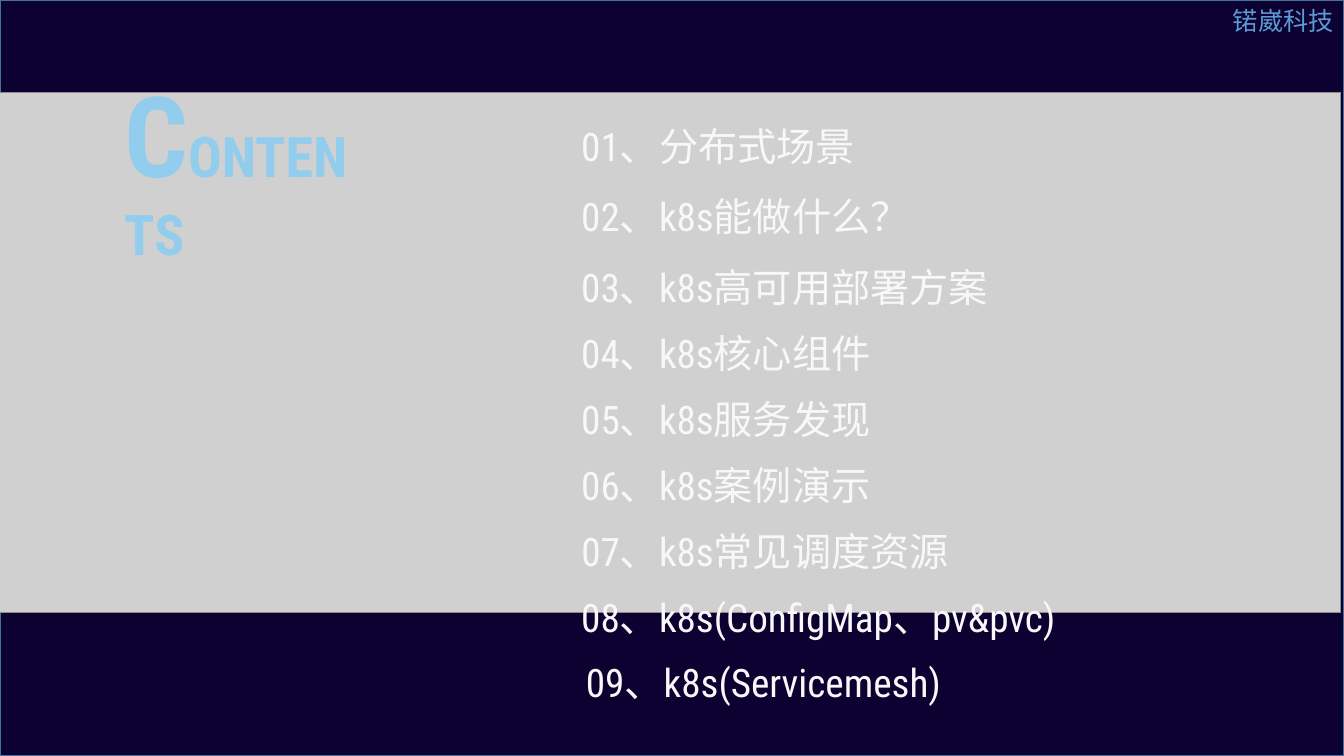
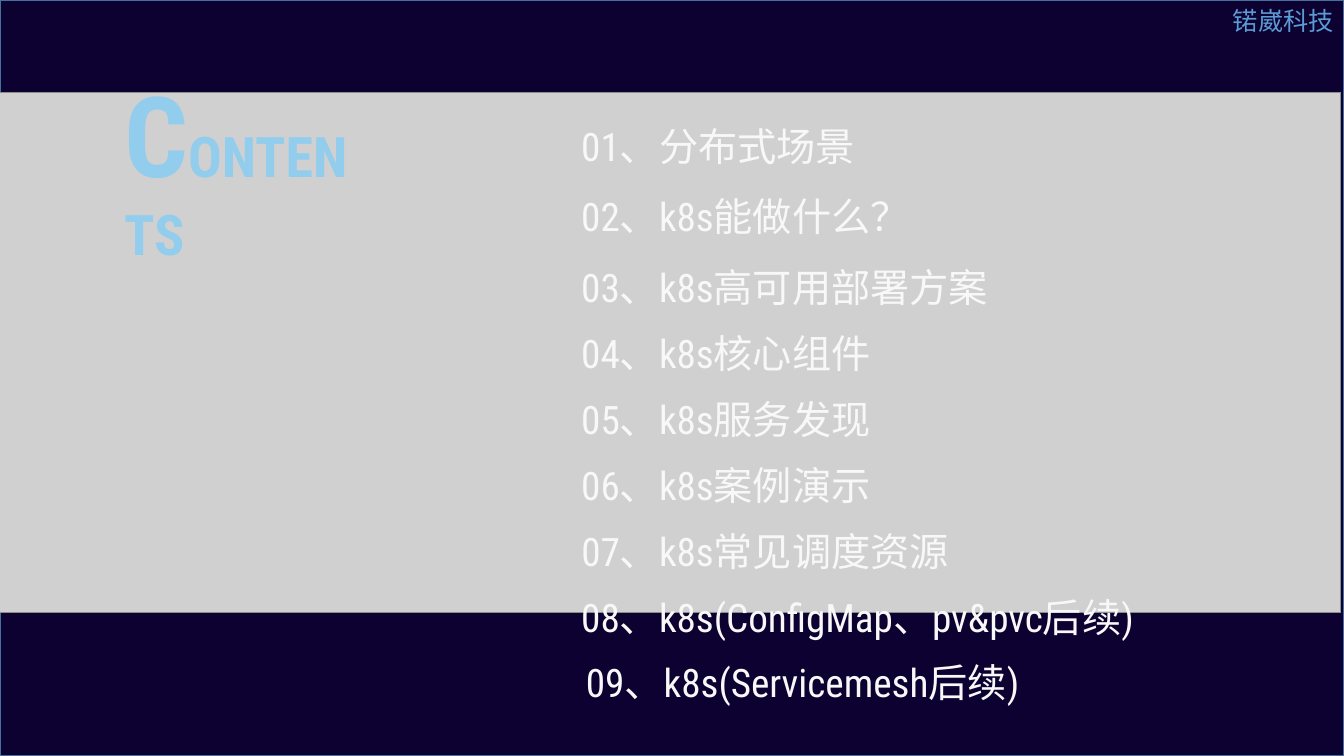
Before and after one commit to ShouZhiDuan/k8, a slide deck: slide 3 of 分享PPT/k8s分享课题.pptx. Drawn at 1344x756 pixels with LibreOffice and Linux fonts; fonts in the diff are those of the drawing; grey boxes stand for pictures. Boxes give left, top, right and bottom in pixels: in the first picture for what was removed or moved away, otherwise in the second. Text is boxed around its words. In the diff, an @@ line names an element or a change of style, - is before the commit and + after.

Commit message:
fix code

```diff
--- a/分享PPT/k8s分享课题.pptx
+++ b/分享PPT/k8s分享课题.pptx
@@ text at bbox=[581, 596, 1133, 642]: text changed @@
-08、k8s(ConfigMap、pv&pvc)
+08、k8s(ConfigMap、pv&pvc后续)
@@ text at bbox=[586, 664, 1019, 706]: text changed @@
-09、k8s(Servicemesh)
+09、k8s(Servicemesh后续)
```
